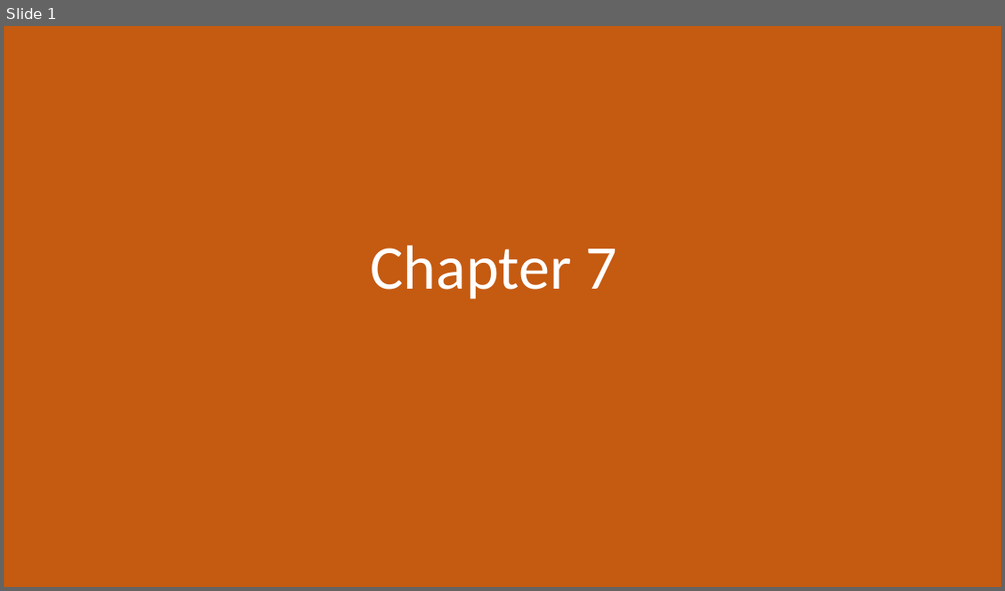
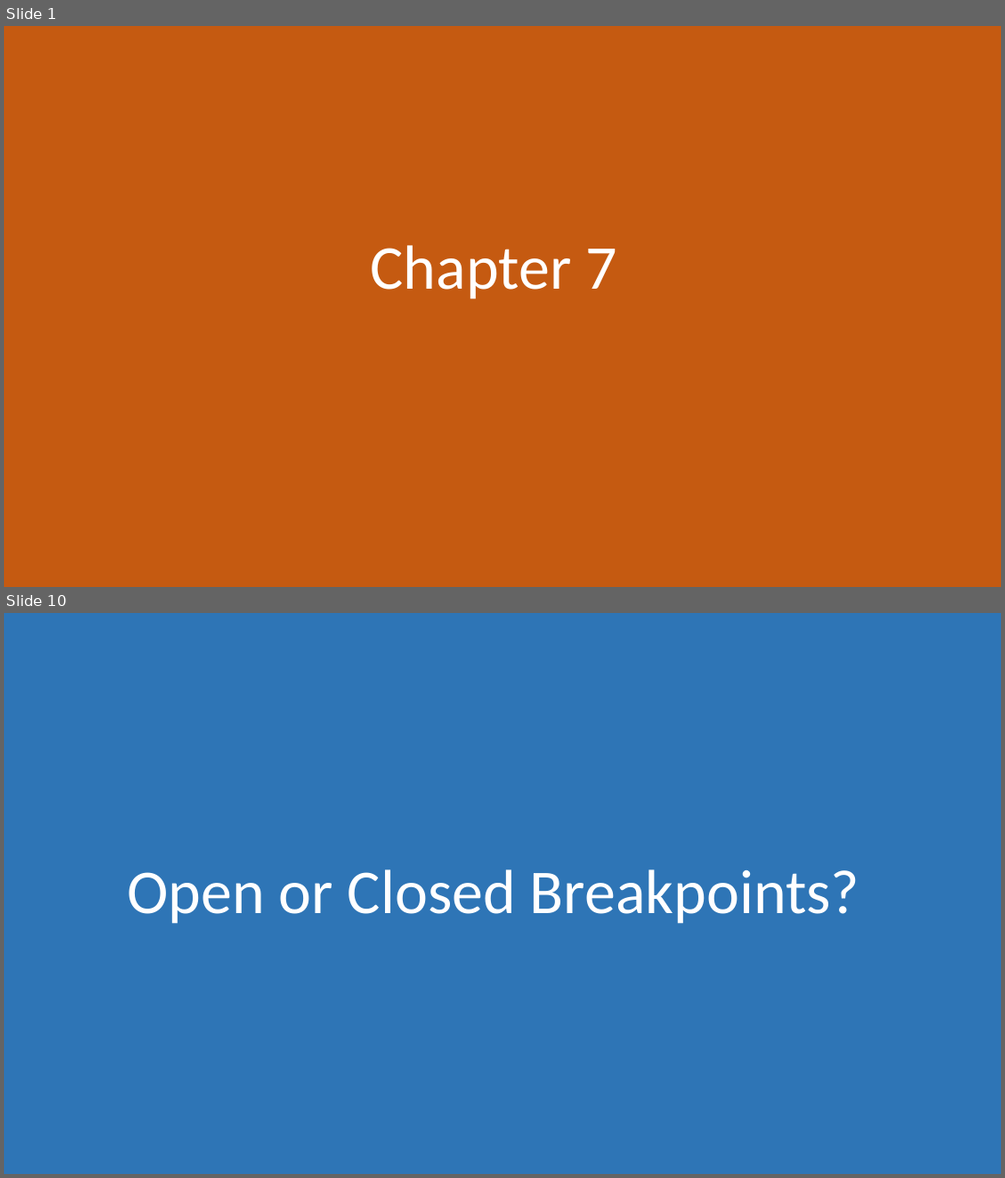
Before and after one commit to morkkis/PWD, a slide deck: presentations/chapter-6/Practical Web Dev.pptx. Shown one above the other, each under a label of ours: slide 1 before the commit, slides 1 and 10 after it; the slides between them are not shown. The pictures are 1005x591 and 1005x1178 pixels, drawn with LibreOffice and Linux fonts; fonts in the diff are those of the drawing. Boxes give left, top, right and bottom in pixels: in the first picture for what was removed or moved away, otherwise in the second. Text is boxed around its words. In the diff, an @@ line names an element or a change of style, - is before the commit and + after.

```diff
--- a/presentations/chapter-6/Practical Web Dev.pptx
+++ b/presentations/chapter-6/Practical Web Dev.pptx
@@ slide 10 added at bbox=[4, 613, 1001, 1174], background #FFFFFF @@
@@ rectangle added at bbox=[4, 613, 1001, 1174], fill #2E75B6 @@
@@ title added at bbox=[127, 869, 860, 924], 60 pt, text #FFFFFF @@
+Open or Closed Breakpoints?
```
Also in this commit, not shown: 9 other slides added, 1 slide removed, 18 other files.
